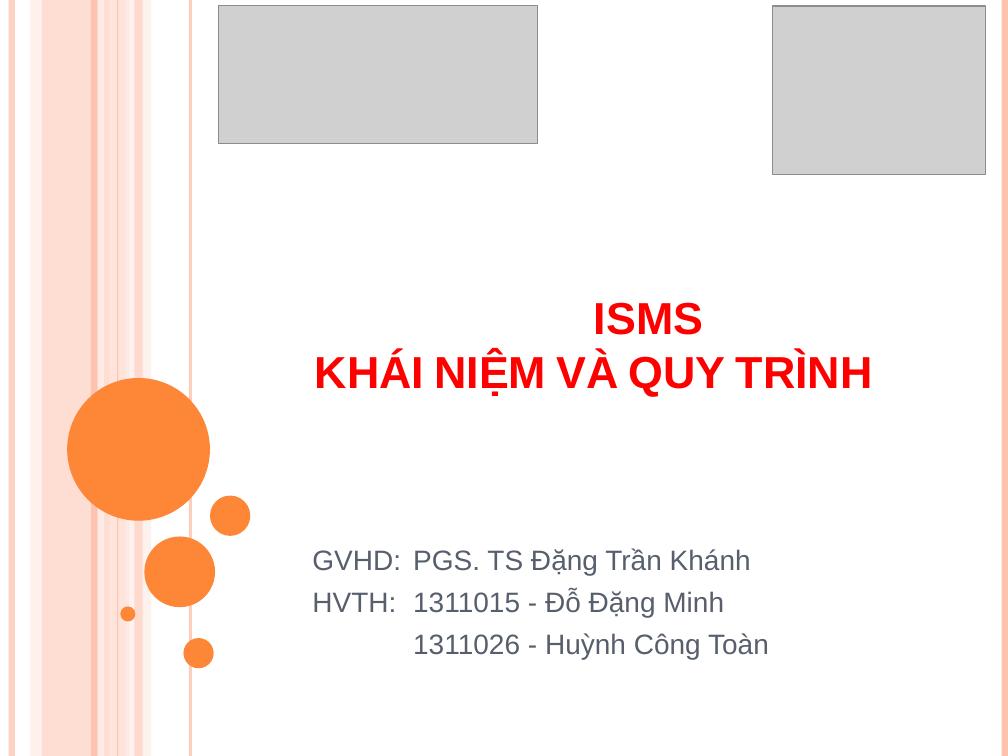
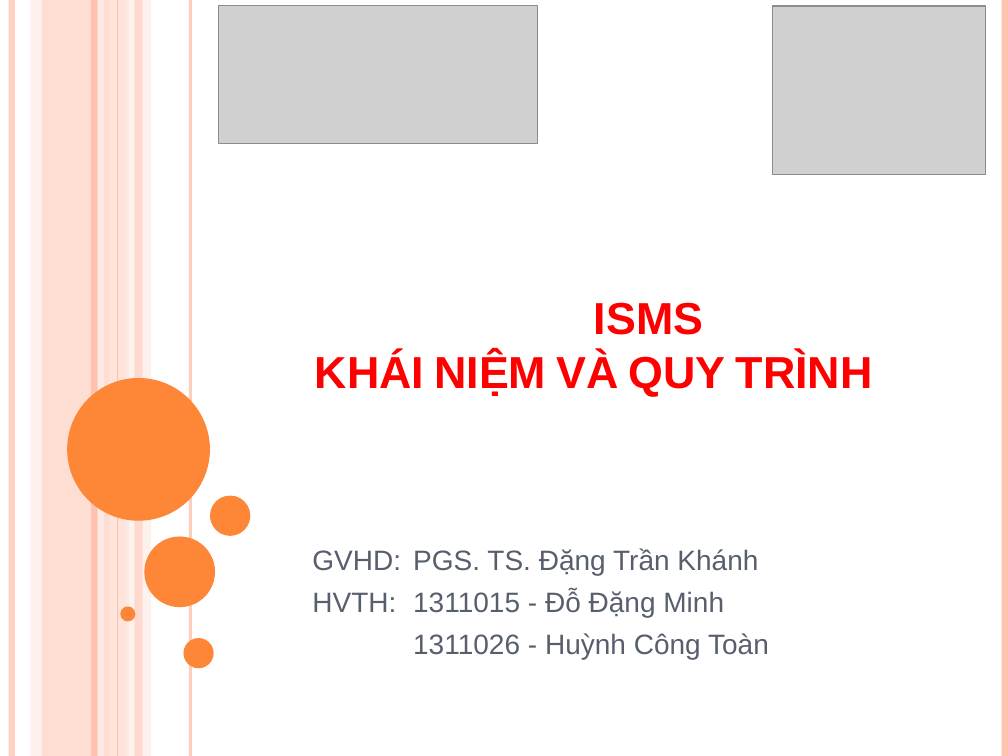
Before and after one commit to Alex7Huynh/iss-g5, a slide deck: slide 1 of ISMS/w6_Minh_Toan_ISMS.pptx. Drawn at 1008x756 pixels with LibreOffice and Linux fonts; fonts in the diff are those of the drawing; grey boxes stand for pictures. Boxes give left, top, right and bottom in pixels: in the first picture for what was removed or moved away, otherwise in the second. Text is boxed around its words. In the diff, an @@ line names an element or a change of style, - is before the commit and + after.

Commit message:
Update ISMS slide.

```diff
--- a/ISMS/w6_Minh_Toan_ISMS.pptx
+++ b/ISMS/w6_Minh_Toan_ISMS.pptx
@@ subtitle at (312, 548, 758, 575): text changed @@
-GVHD: PGS. TS Đặng Trần Khánh
+GVHD: PGS. TS. Đặng Trần Khánh
```
Also in this commit, not shown: 18 other slides changed.
